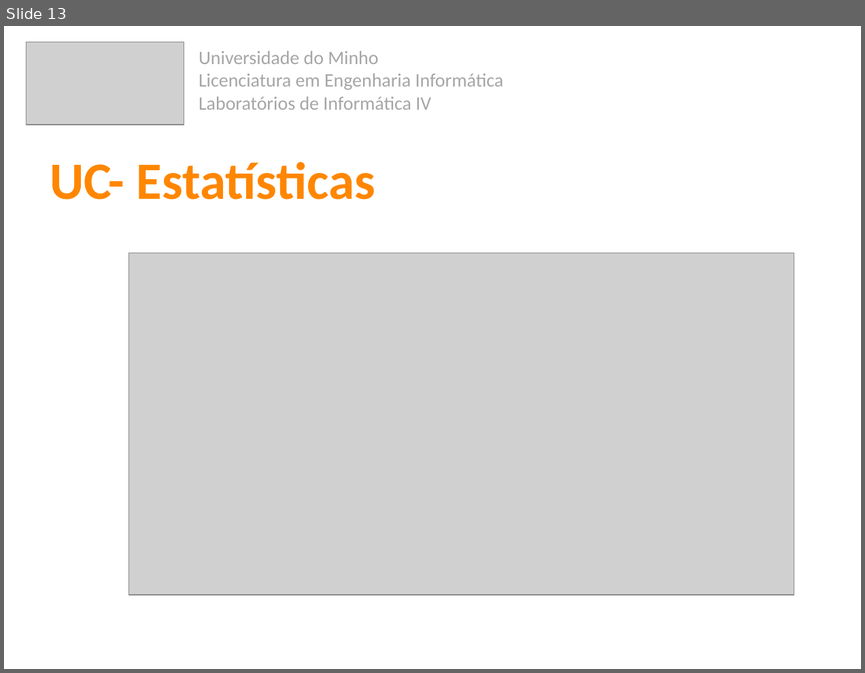
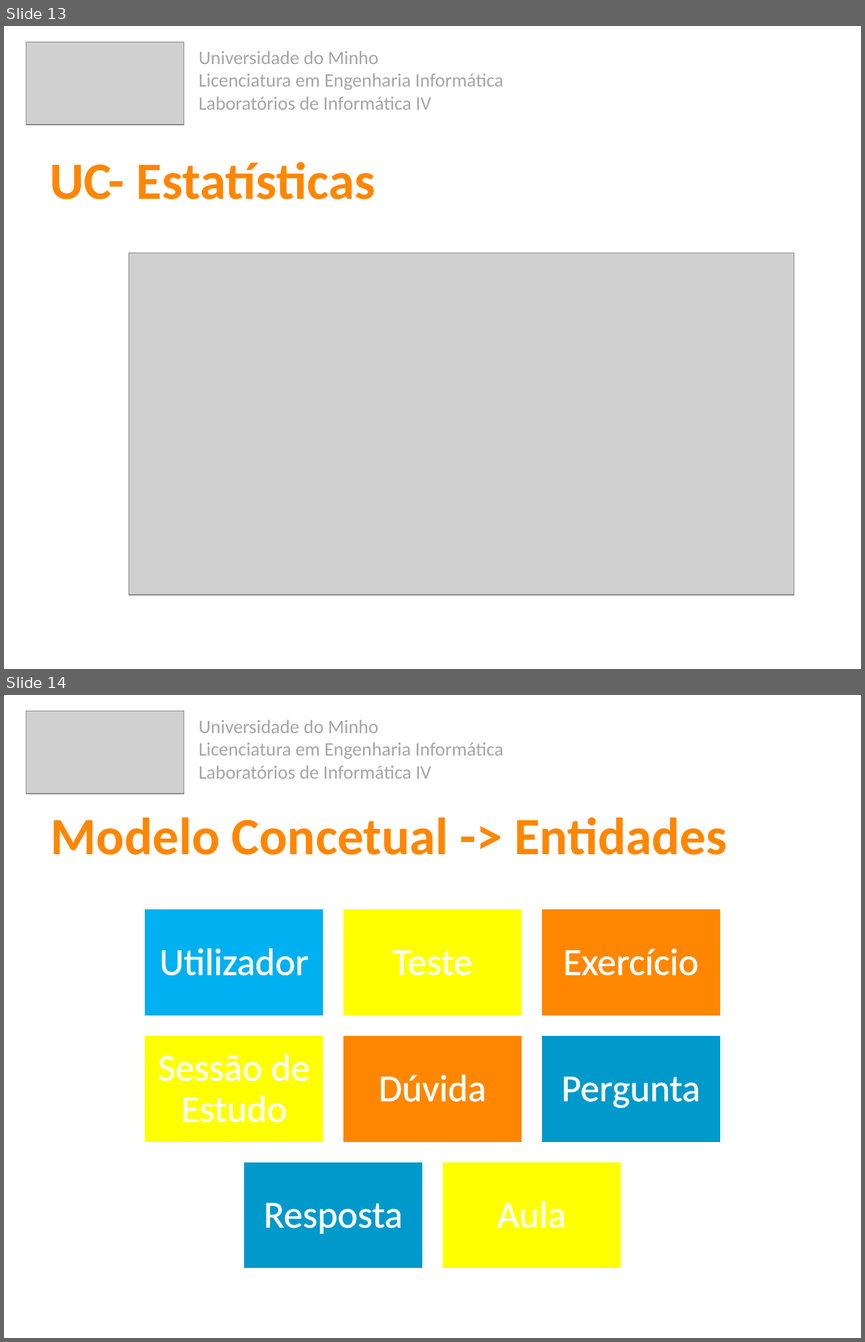
Before and after one commit to 7patricia/Aprende-com-os-Minions, a slide deck: 2ª Fase/Aprsentação_Fase2.pptx. Shown one above the other, each under a label of ours: slide 13 before the commit, slides 13 and 14 after it. The pictures are 865x673 and 865x1342 pixels, drawn with LibreOffice and Linux fonts; fonts in the diff are those of the drawing; grey boxes stand for pictures. Boxes give left, top, right and bottom in pixels: in the first picture for what was removed or moved away, otherwise in the second. Text is boxed around its words. In the diff, an @@ line names an element or a change of style, - is before the commit and + after.

```diff
--- a/2ª Fase/Aprsentação_Fase2.pptx
+++ b/2ª Fase/Aprsentação_Fase2.pptx
@@ slide 14 added at (x1=4, y1=695, x2=861, y2=1338), background #FFFFFF @@
@@ picture added at (x1=26, y1=711, x2=184, y2=794) @@
@@ text added at (x1=198, y1=720, x2=504, y2=779), 16 pt, text #A6A6A6 @@
+Universidade do Minho
+Licenciatura em Engenharia Informática
+Laboratórios de Informática IV
@@ text added at (x1=51, y1=817, x2=727, y2=855), 44 pt, text #FF8600, bold @@
+Modelo Concetual -> Entidades
@@ group added at (x1=143, y1=909, x2=720, y2=1269): 8 rectangles, 8 texts @@
+Utilizador
+Teste
+Exercício
+Sessão de Estudo
+Dúvida
+Pergunta
+Resposta
+Aula
```
Also in this commit, not shown: 4 other slides added.
